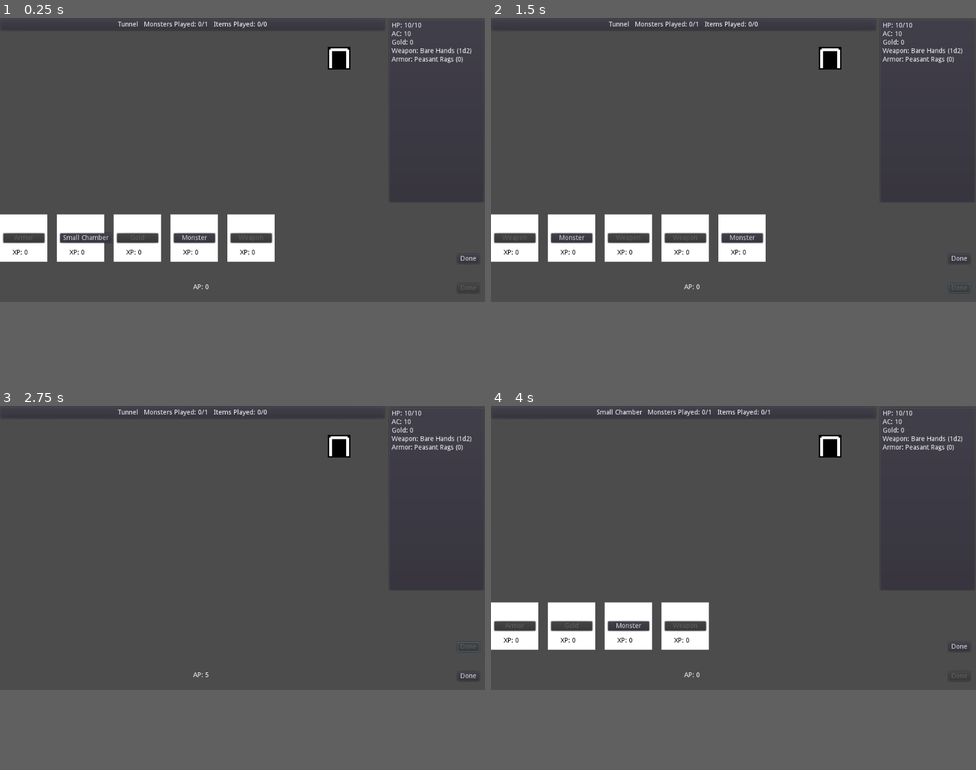
Above: before the commit, frames 1-4 (two rows, left to right).
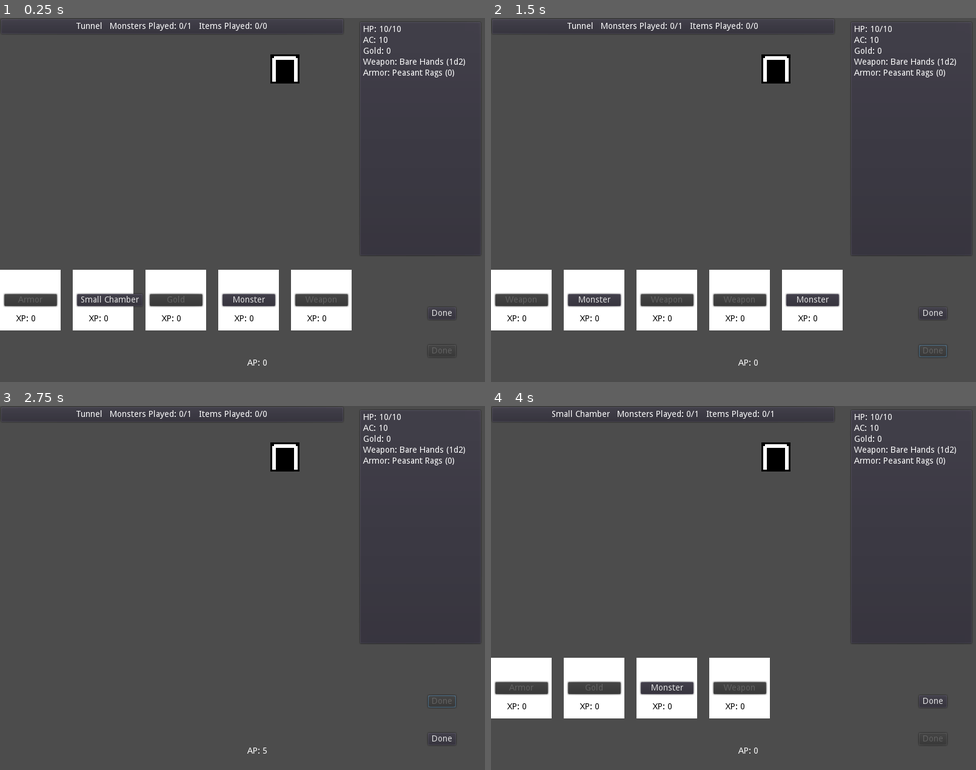
Above: after the commit, the same moments.

Repository: doctor-g/7DRL-2021
Game: Godot game, scene res://src/Game.tscn
Same seed, same stepped clock (60 frames per second), same inputs: the game is played once before the commit and once after it.
Inputs:
- Up to frame 1 (0.25 s): no input
- Up to frame 2 (1.5 s): click "Done" at 0.5 s; click "Done" at 1.25 s
- Up to frame 3 (2.75 s): click "Done" at 2 s
- Up to frame 4 (4 s): click "Done" at 2.75 s; click "Small Chamber" at 3.5 s
In our replay, the window is 800x468 before the commit and 800x600 after it. These sizes can differ from the game's own. Grey fills any space a smaller window leaves; there, only what the larger window draws over its background counts as a difference.

The runs differ from the first frame. In frame 1, 16% of the frame differs, in the area x 0-99%, y 0-96%; in frame 2, 16%; in frame 3, 2.0%; in frame 4, 13%.

Commit message:
Shrink screen width to 800

Diff:
--- a/project/project.godot
+++ b/project/project.godot
@@ -32,6 +32,10 @@
 
 gdscript/warnings/return_value_discarded=false
 
+[display]
+
+window/size/width=800
+
 [rendering]
 
 quality/driver/driver_name="GLES2"
--- a/project/src/Game.tscn
+++ b/project/src/Game.tscn
@@ -40,31 +40,31 @@
 }
 
 [node name="MonsterSlot" type="Node2D" parent="."]
-position = Vector2( 197.553, 85.3071 )
+position = Vector2( 80.685, 85.3071 )
 
 [node name="ItemSlot" type="Node2D" parent="."]
-position = Vector2( 478.576, 85.3071 )
+position = Vector2( 232.854, 83.8088 )
 
 [node name="DoorSlot" type="Node2D" parent="."]
-position = Vector2( 715.896, 85.3071 )
+position = Vector2( 470.174, 83.8088 )
 
 [node name="Door" parent="DoorSlot" instance=ExtResource( 2 )]
 
 [node name="CardsDoneButton" type="Button" parent="."]
-margin_left = 966.44
-margin_top = 499.495
-margin_right = 1012.44
-margin_bottom = 519.495
+margin_left = 705.735
+margin_top = 477.02
+margin_right = 751.735
+margin_bottom = 497.02
 text = "Done"
 __meta__ = {
 "_edit_use_anchors_": false
 }
 
 [node name="ActionsDoneButton" type="Button" parent="."]
-margin_left = 966.44
-margin_top = 561.231
-margin_right = 1012.44
-margin_bottom = 581.231
+margin_left = 705.735
+margin_top = 538.756
+margin_right = 751.735
+margin_bottom = 558.756
 disabled = true
 text = "Done"
 __meta__ = {
@@ -72,13 +72,13 @@
 }
 
 [node name="PlayerInfoPanel" parent="." instance=ExtResource( 3 )]
-margin_left = 819.67
-margin_top = 1.75459
-margin_right = 1022.59
-margin_bottom = 390.1
+margin_left = 591.927
+margin_top = 4.7512
+margin_right = 794.847
+margin_bottom = 393.097
 
 [node name="RoomInfoPanel" parent="." instance=ExtResource( 4 )]
-margin_right = 814.0
+margin_right = 568.0
 margin_bottom = 28.0
 [connection signal="pressed" from="CardsDoneButton" to="." method="_on_CardsDoneButton_pressed"]
 [connection signal="pressed" from="ActionsDoneButton" to="." method="_on_ActionsDoneButton_pressed"]
